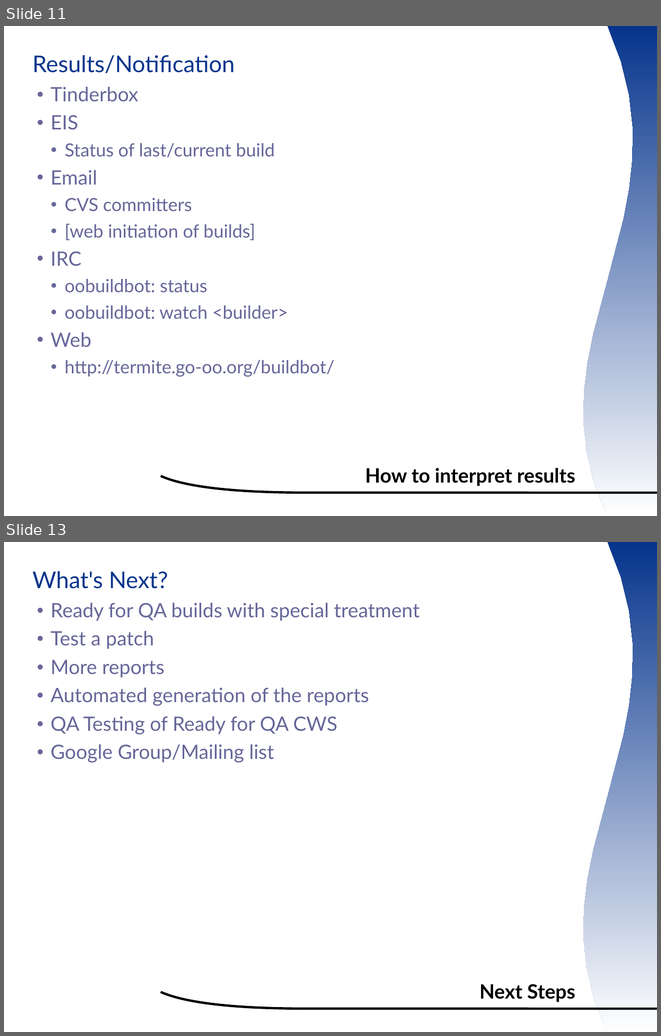
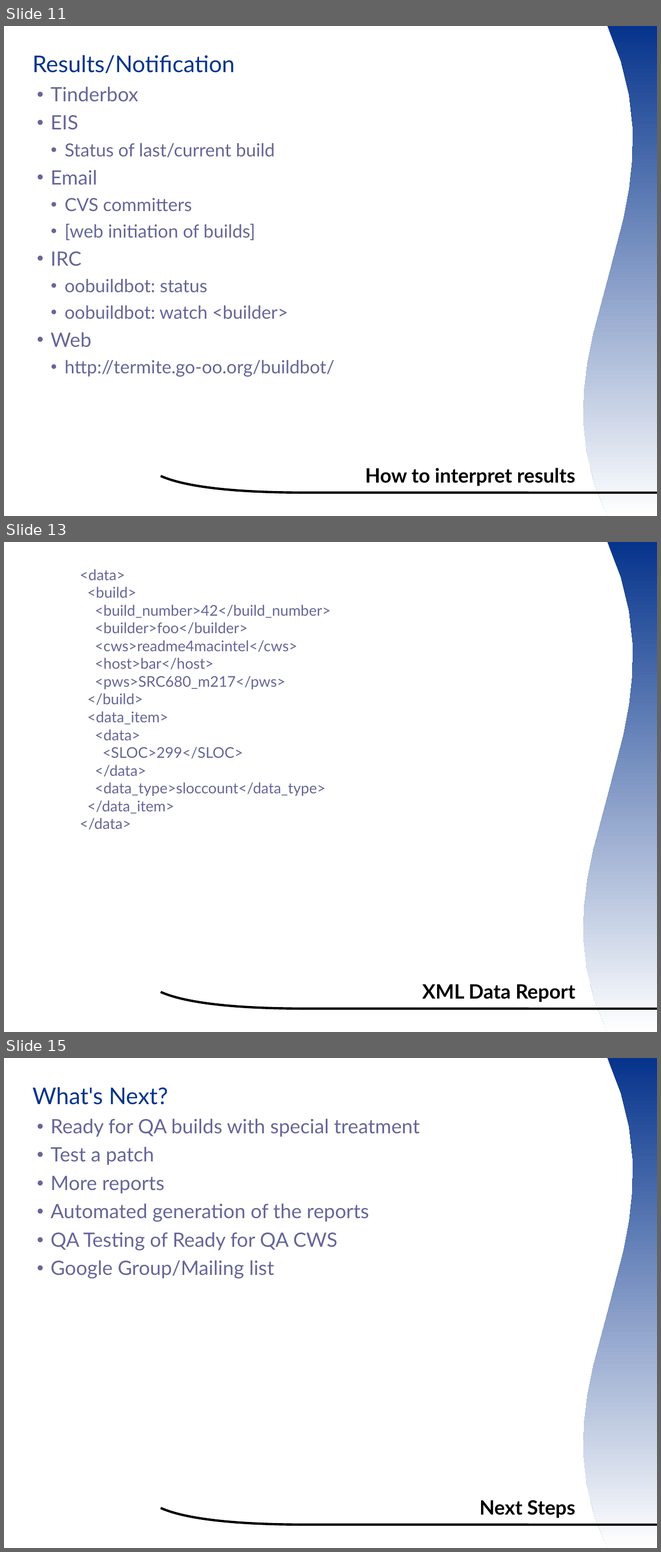
Before and after one commit to smsm1/ootermite, a slide deck: wiki/ooocon2007presentation.odp. Shown one above the other, each under a label of ours: slides 11 and 13 before the commit, slides 11, 13 and 15 after it; the slides between them are not shown. The pictures are 661x1036 and 661x1552 pixels, drawn with LibreOffice and Linux fonts; fonts in the diff are those of the drawing; background and template pictures are left out. Boxes give left, top, right and bottom in pixels: in the first picture for what was removed or moved away, otherwise in the second. Text is boxed around its words. In the diff, an @@ line names an element or a change of style, - is before the commit and + after.

Commit message:
add sloc vs milestone graph edit presentation to include it and some xml

```diff
--- a/wiki/ooocon2007presentation.odp
+++ b/wiki/ooocon2007presentation.odp
@@ slide 13 added at [4,542,657,1032], background #FFFFFF; not listed: 2 template elements that a slide beside it also shows @@
@@ text added at [80,569,330,830], 18 pt, text #666699 @@
+<data>
+<build>
+<build_number>42</build_number>
+<builder>foo</builder>
+<cws>readme4macintel</cws>
+<host>bar</host>
+<pws>SRC680_m217</pws>
+</build>
+<data_item>
+<data>
+<SLOC>299</SLOC>
+</data>
+<data_type>sloccount</data_type>
+</data_item>
+</data>
@@ title added at [422,984,575,1002], 24 pt, text #000000, bold @@
+XML Data Report
@@ what was slide 13 is now slide 15 @@
```
Also in this commit, not shown: 2 other slides added, 1 slide removed, 1 other file.
